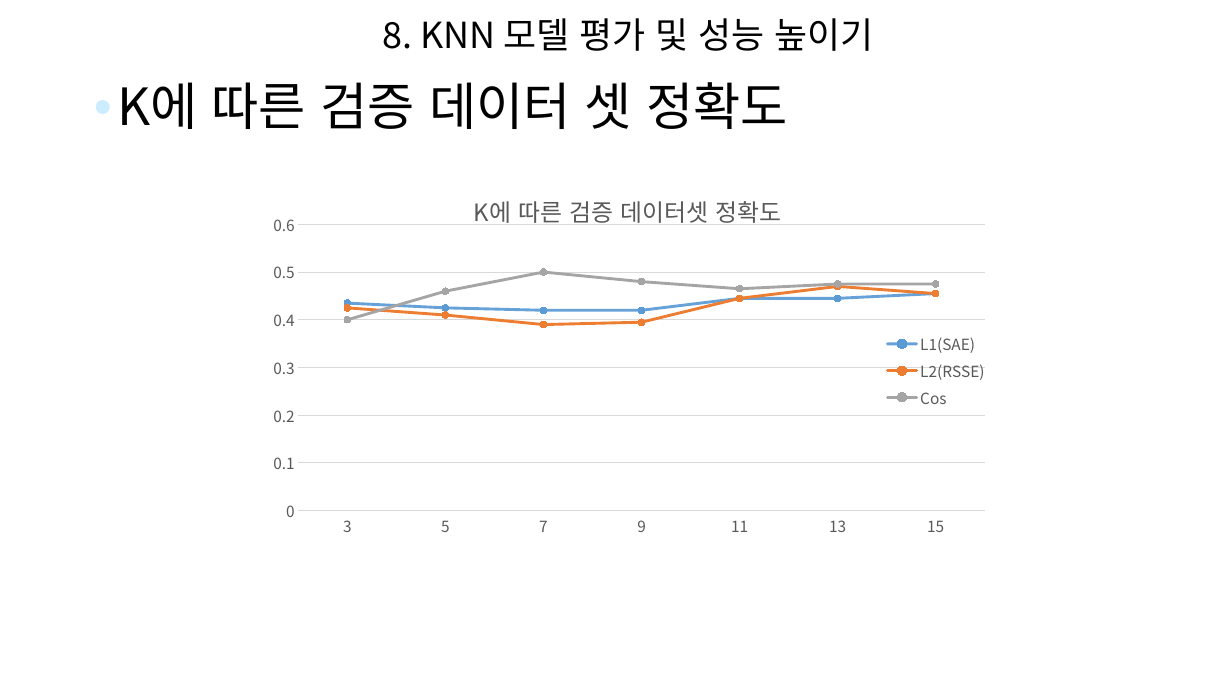
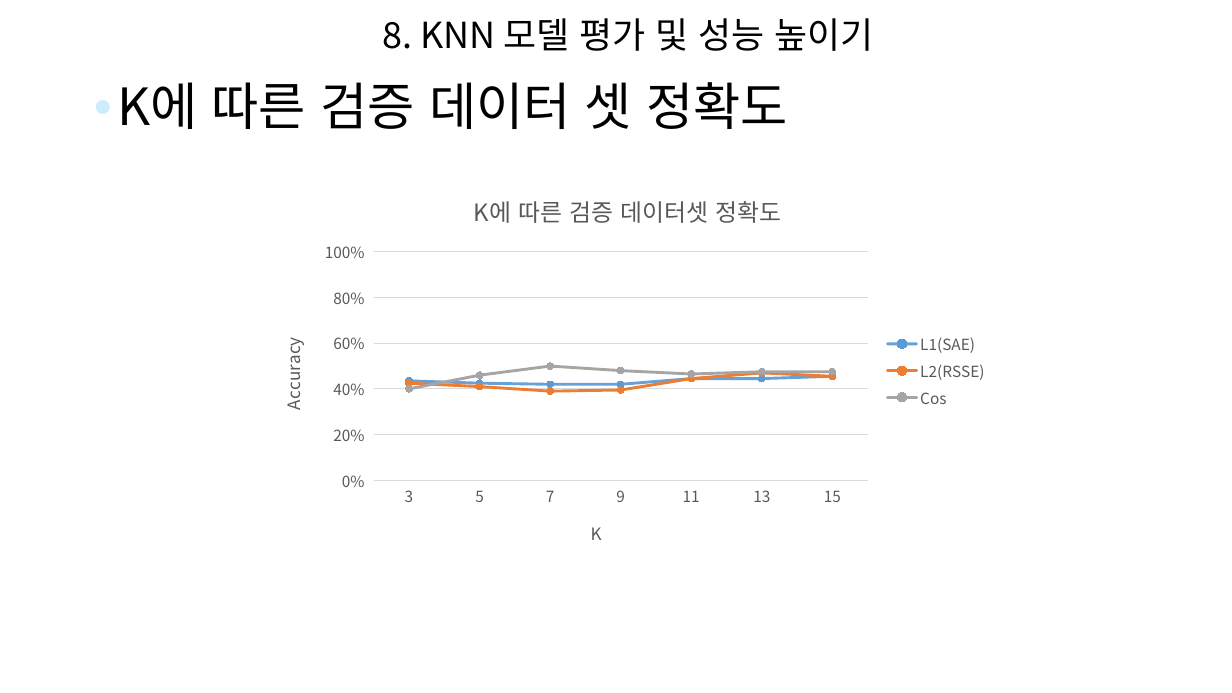
Before and after one commit to Silinu1016/Monthly_Project1, a slide deck: slide 12 of Classification_Project/풍경(Scene) 이미지 분류.pptx. Drawn at 1232x693 pixels with LibreOffice and Linux fonts; fonts in the diff are those of the drawing; background and template pictures are left out. Boxes give left, top, right and bottom in pixels: in the first picture for what was removed or moved away, otherwise in the second. Text is boxed around its words. In the diff, an @@ line names an element or a change of style, - is before the commit and + after.

```diff
--- a/Classification_Project/풍경(Scene) 이미지 분류.pptx
+++ b/Classification_Project/풍경(Scene) 이미지 분류.pptx
@@ line chart at (259,176,998,566) @@
@@ category axis title "" to "K " @@
@@ value axis title "" to "Accuracy " @@
@@ value axis changed @@
@@ plot area changed @@
```
Also in this commit, not shown: 1 other slide changed, 1 other file.
